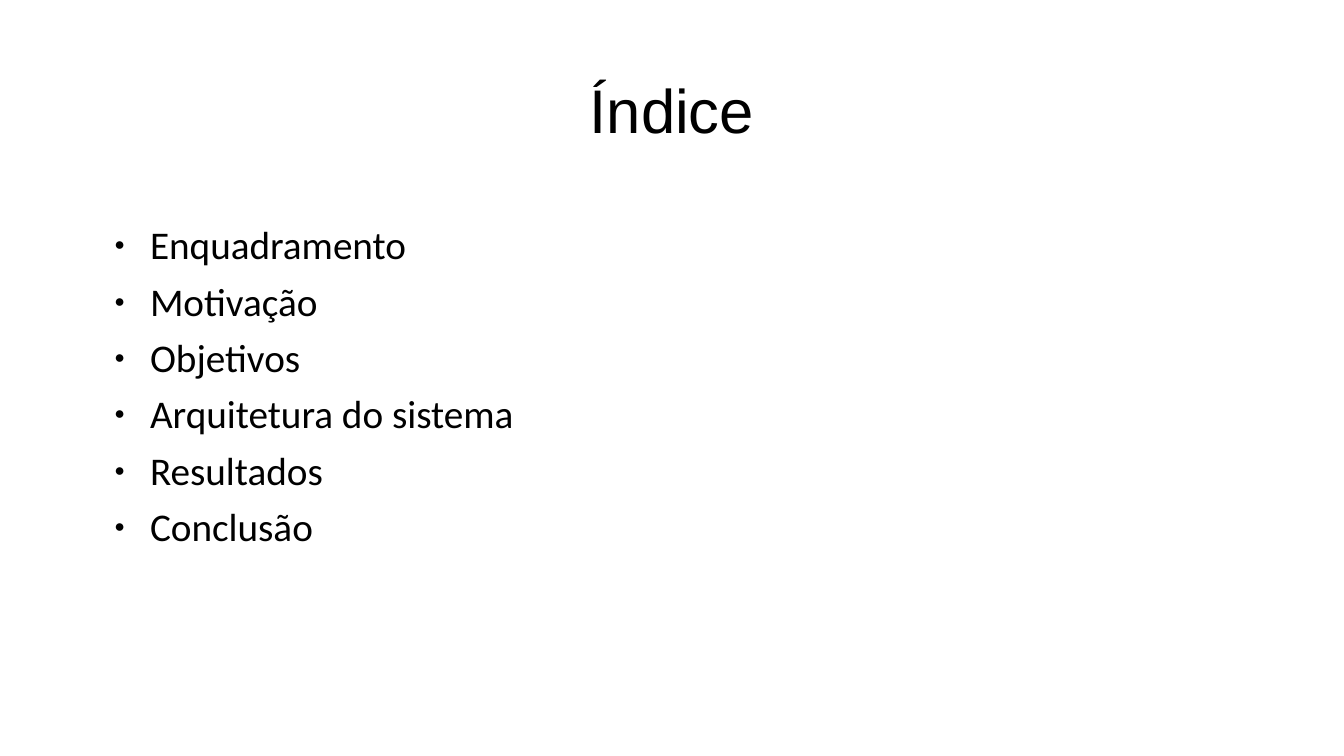
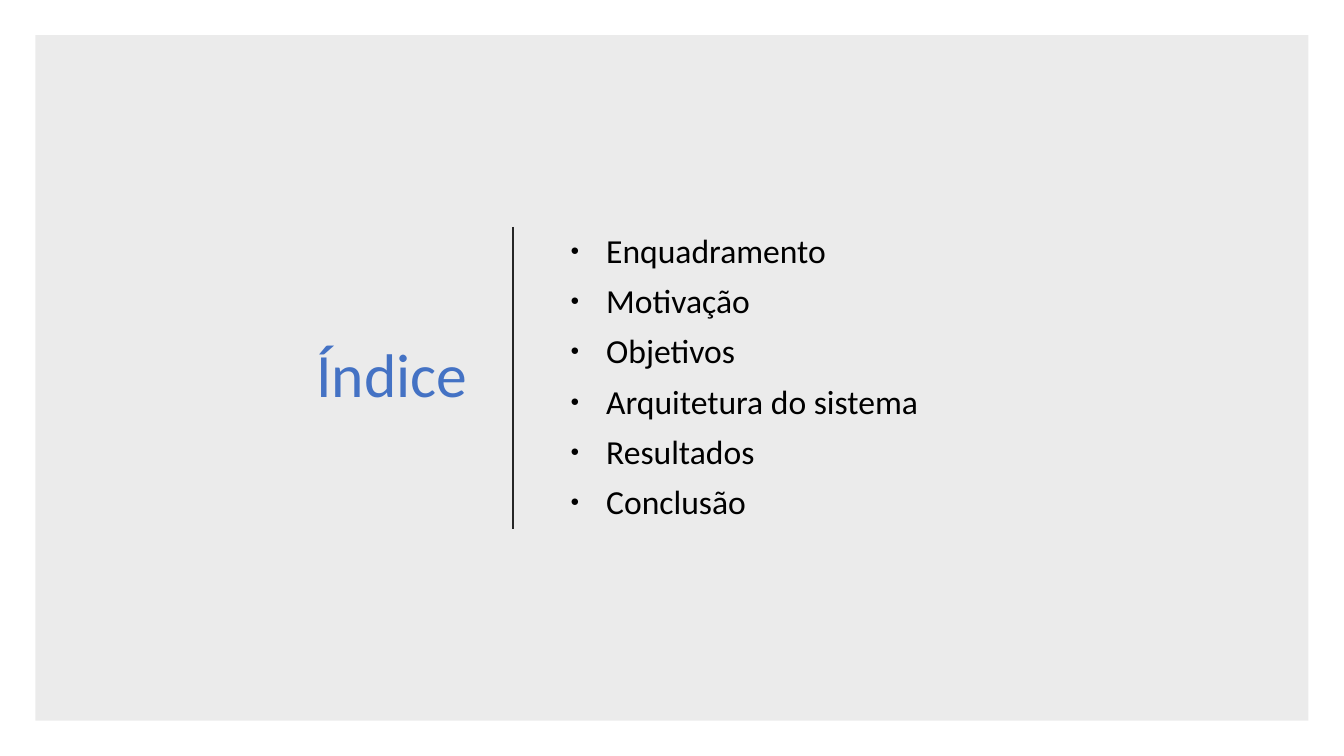
Before and after one commit to BrunoCarvalho017/LEI, a slide deck: slide 2 of Apresentacao/apr1.pptx. Drawn at 1344x756 pixels with LibreOffice and Linux fonts; fonts in the diff are those of the drawing. Boxes give left, top, right and bottom in pixels: in the first picture for what was removed or moved away, otherwise in the second. Text is boxed around its words. In the diff, an @@ line names an element or a change of style, - is before the commit and + after.

```diff
--- a/Apresentacao/apr1.pptx
+++ b/Apresentacao/apr1.pptx
@@ rectangle added at bbox=[35, 35, 1309, 721], fill #000000 at 8% opacity @@
@@ title "Índice": place and size @@
-title "Índice" at bbox=[590, 84, 754, 134]
+title "Índice" at bbox=[316, 346, 467, 398]
@@ title "Índice" at bbox=[316, 346, 467, 398]: font Arial to Calibri, text colour #000000 to #4472C4; alignment centre to right @@
@@ text "Enquadramento": place and size @@
-text "Enquadramento" at bbox=[150, 231, 513, 542]
+text "Enquadramento" at bbox=[606, 239, 918, 515]
@@ text "Enquadramento" at bbox=[606, 239, 918, 515]: size 28 to 24 pt; vertical alignment top to middle @@
@@ line added from (513, 227) to (513, 529), #262626 1.5 pt @@
```
Also in this commit, not shown: 7 other slides changed, 5 slides added, 3 slides removed, 6 other files.
